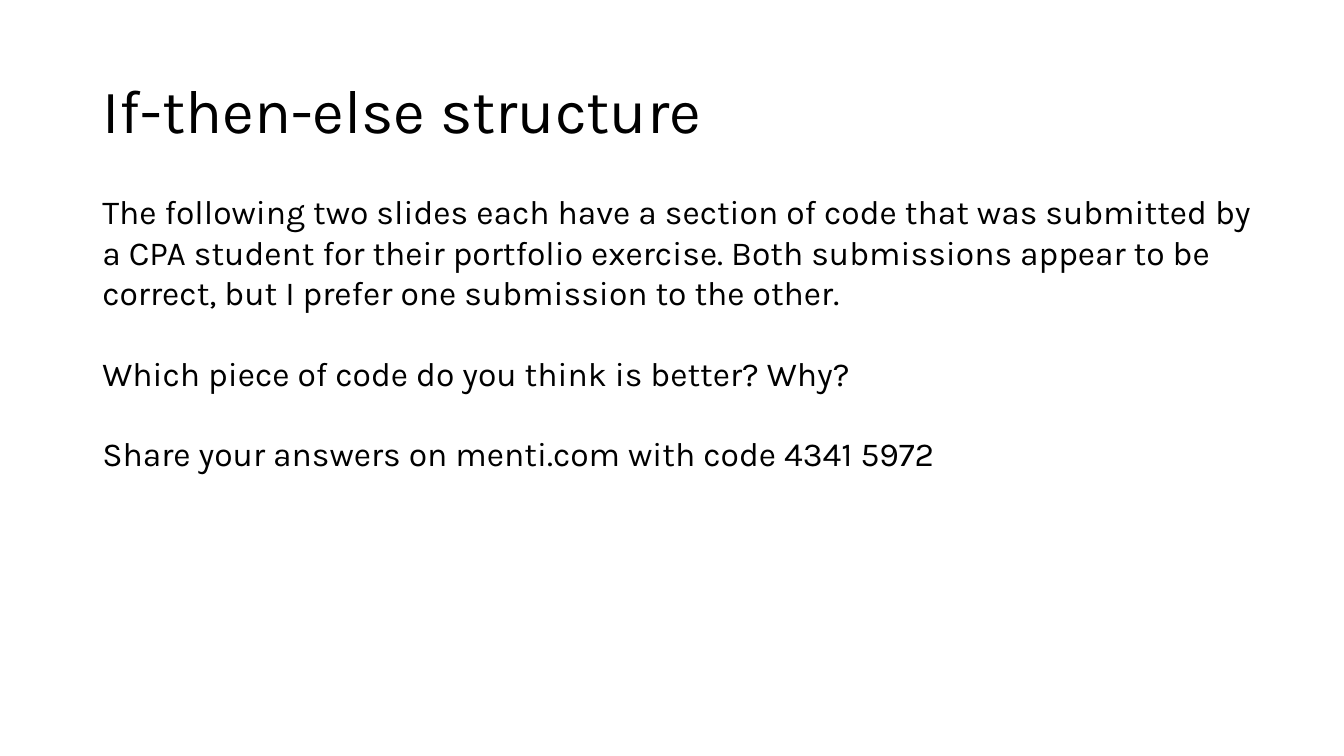
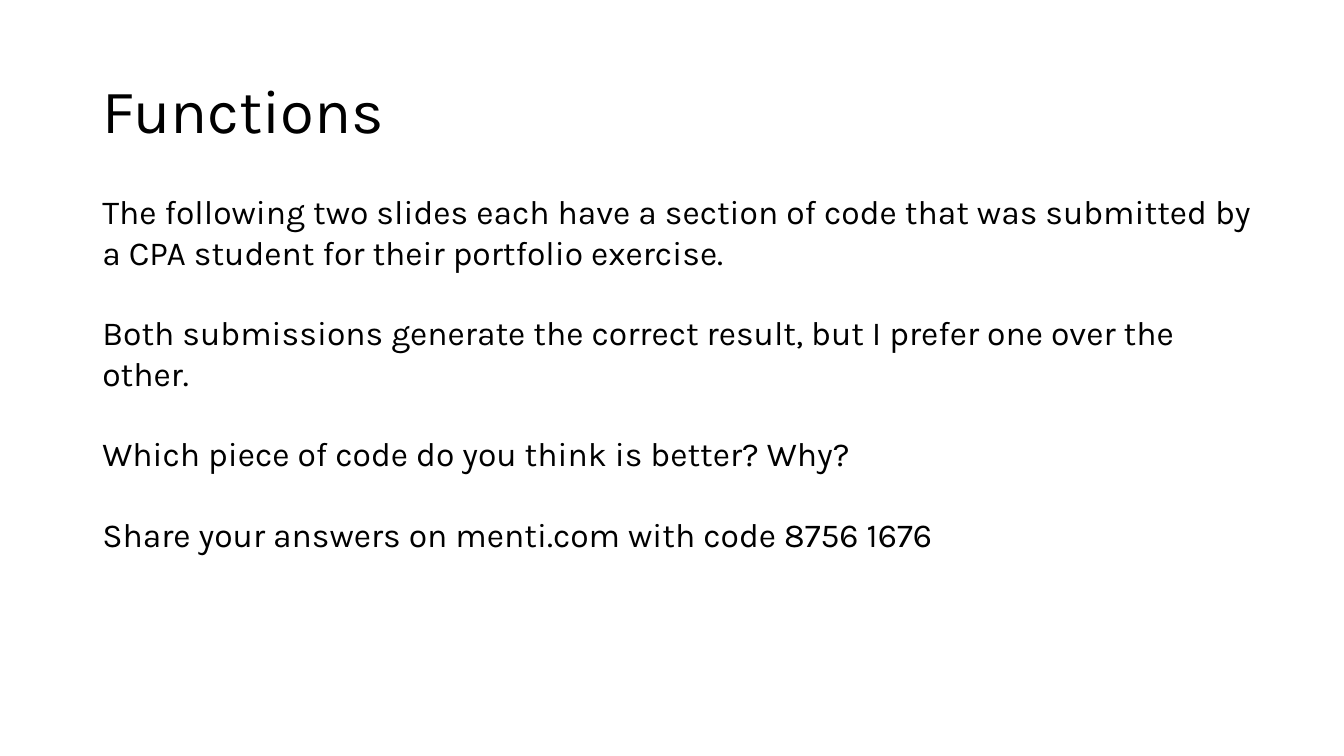
Before and after one commit to engmaths/SEMT10002_2025, a slide deck: slide 3 of Week_7_lists_and_testing_code/Lab_5_lists/Notes/class_feedback_p2.pptx. Drawn at 1344x756 pixels with LibreOffice and Linux fonts; fonts in the diff are those of the drawing. Boxes give left, top, right and bottom in pixels: in the first picture for what was removed or moved away, otherwise in the second. Text is boxed around its words. In the diff, an @@ line names an element or a change of style, - is before the commit and + after.

```diff
--- a/Week_7_lists_and_testing_code/Lab_5_lists/Notes/class_feedback_p2.pptx
+++ b/Week_7_lists_and_testing_code/Lab_5_lists/Notes/class_feedback_p2.pptx
@@ title at box(102, 90, 384, 134): text changed @@
-If-then-else structure
+Functions
@@ text at box(102, 201, 1251, 387): text changed @@
-The following two slides each have a section of code that was submitted by a CPA student for their portfolio exercise. Both submissions appear to be correct, but I prefer one submission to the other.
+The following two slides each have a section of code that was submitted by a CPA student for their portfolio exercise.
+Both submissions generate the correct result, but I prefer one over the other.
@@ text at box(102, 524, 932, 556): text changed @@
-Share your answers on menti.com with code 4341 5972
+Share your answers on menti.com with code 8756 1676
```
Also in this commit, not shown: 3 other slides changed, 3 other files.
